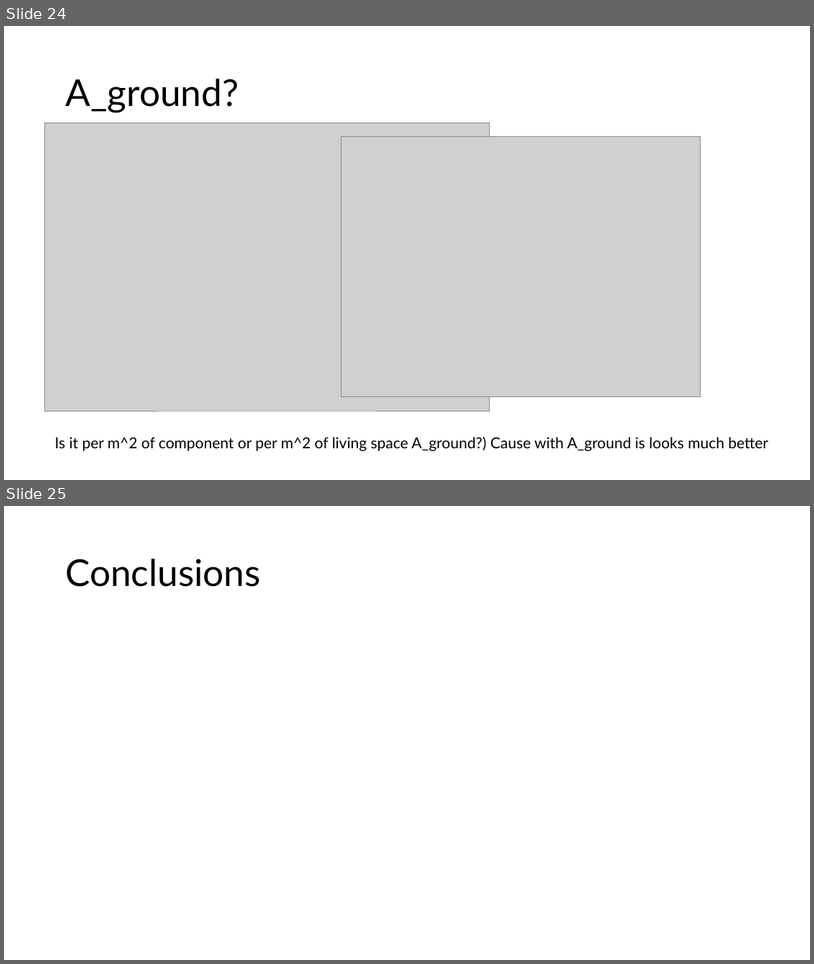
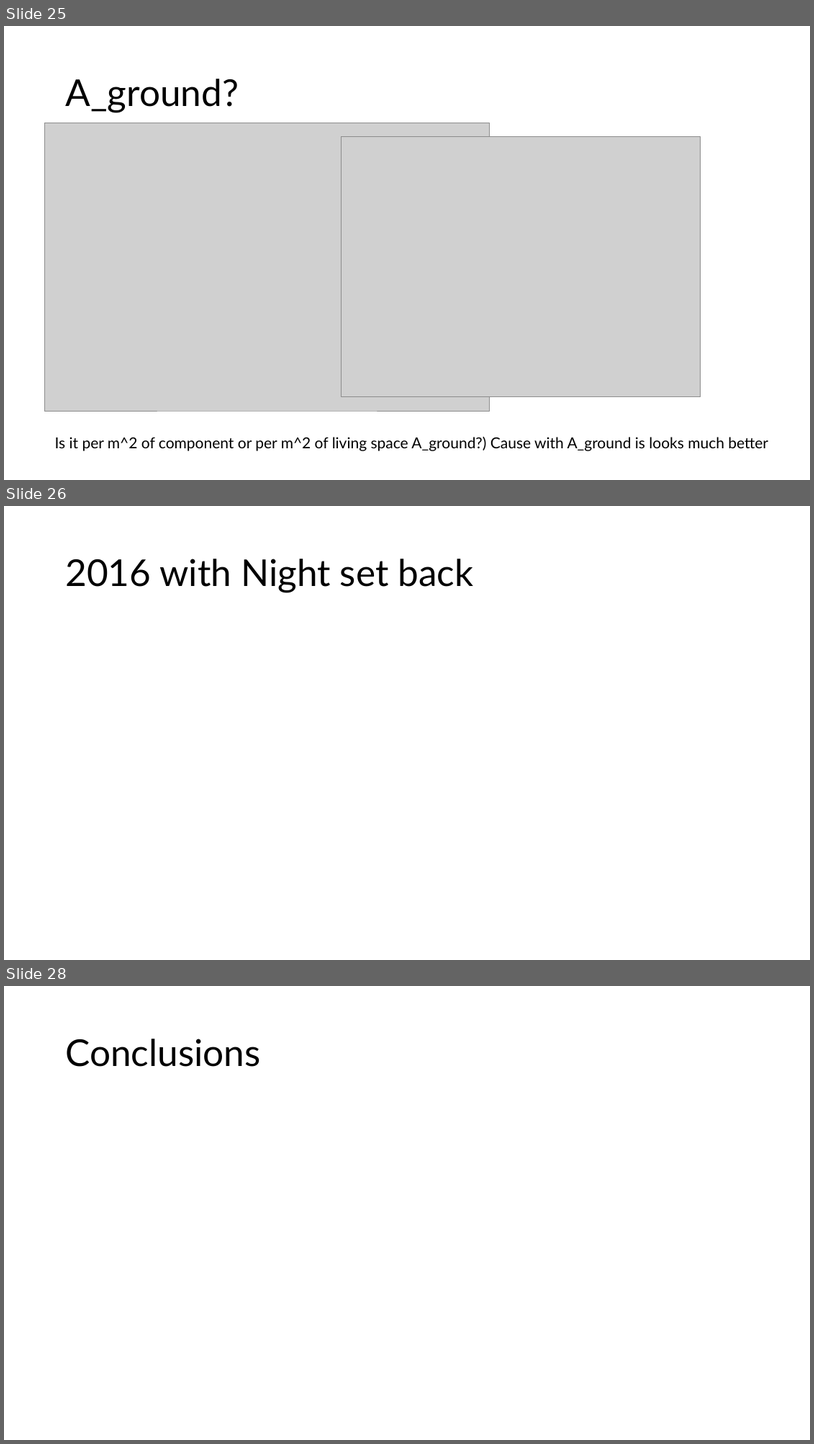
Before and after one commit to eyjomoin/Modeling-buildings-and-their-heating-systems, a slide deck: presentation/heat.pptx. Shown one above the other, each under a label of ours: slides 24 and 25 before the commit, slides 25, 26 and 28 after it; the slides between them are not shown. The pictures are 814x964 and 814x1444 pixels, drawn with LibreOffice and Linux fonts; fonts in the diff are those of the drawing; grey boxes stand for pictures. Boxes give left, top, right and bottom in pixels: in the first picture for what was removed or moved away, otherwise in the second. Text is boxed around its words. In the diff, an @@ line names an element or a change of style, - is before the commit and + after.

```diff
--- a/presentation/heat.pptx
+++ b/presentation/heat.pptx
@@ slide 26 added at [4, 506, 810, 960], background #FFFFFF @@
@@ title added at [65, 559, 474, 592], 44 pt, text #000000 @@
+2016 with Night set back
@@ what was slide 24 is now slide 25 @@
@@ what was slide 25 is now slide 28 @@
```
Also in this commit, not shown: 2 other slides added.
